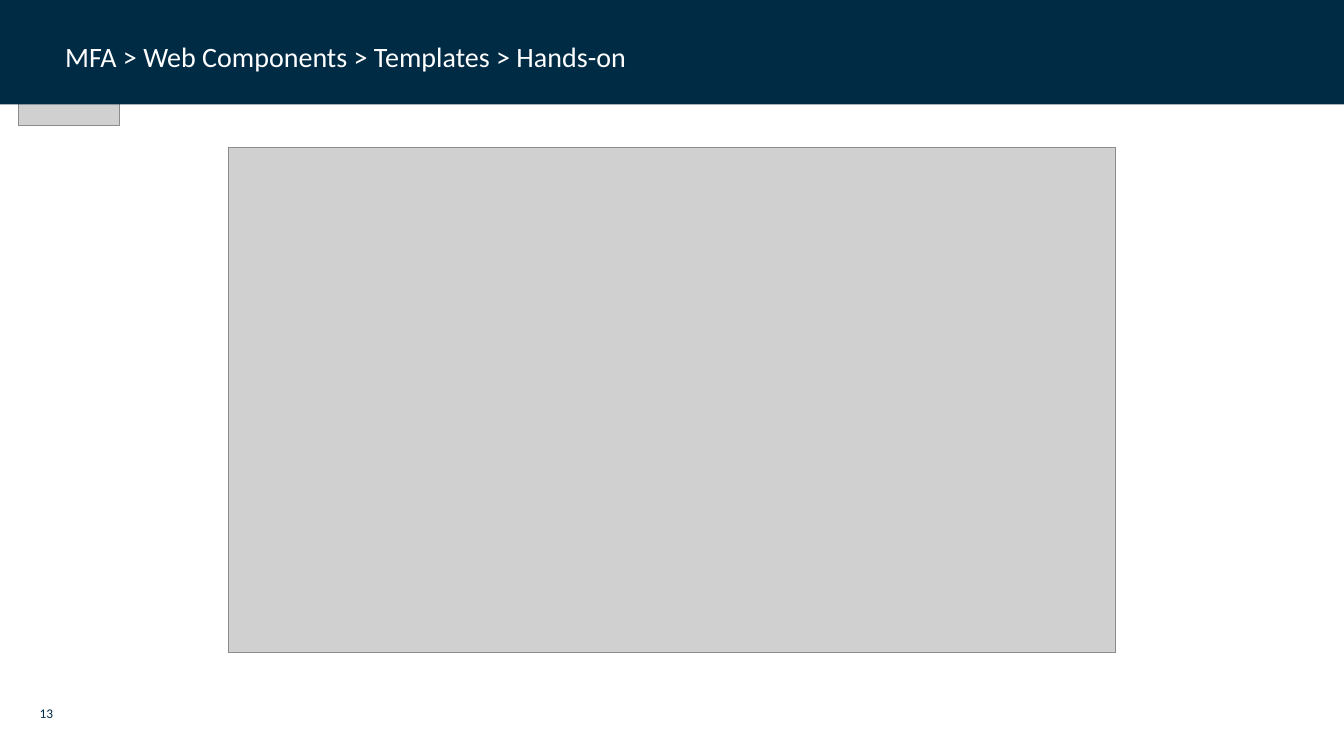
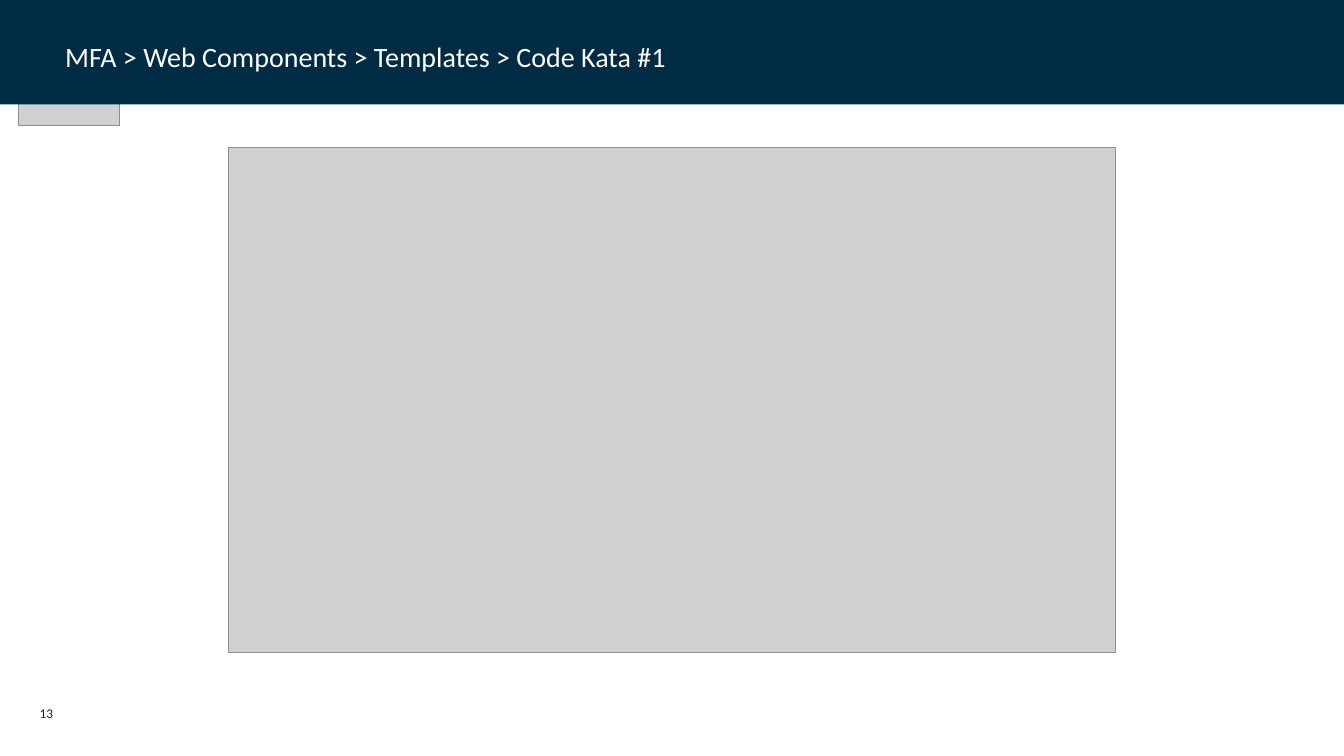
Before and after one commit to dfds/dojo, a slide deck: slide 13 of workshops/micro-frontend-architecture-deep-dive/micro_frontend_architecture_deep_dive.pptx. Drawn at 1344x756 pixels with LibreOffice and Linux fonts; fonts in the diff are those of the drawing; grey boxes stand for pictures; background and template pictures are left out. Boxes give left, top, right and bottom in pixels: in the first picture for what was removed or moved away, otherwise in the second. Text is boxed around its words. In the diff, an @@ line names an element or a change of style, - is before the commit and + after.

```diff
--- a/workshops/micro-frontend-architecture-deep-dive/micro_frontend_architecture_deep_dive.pptx
+++ b/workshops/micro-frontend-architecture-deep-dive/micro_frontend_architecture_deep_dive.pptx
@@ text at <box>65,47,665,72</box>: text changed @@
-MFA > Web Components > Templates > Hands-on
+MFA > Web Components > Templates > Code Kata #1
```
Also in this commit, not shown: 3 other slides changed, 3 other files.
